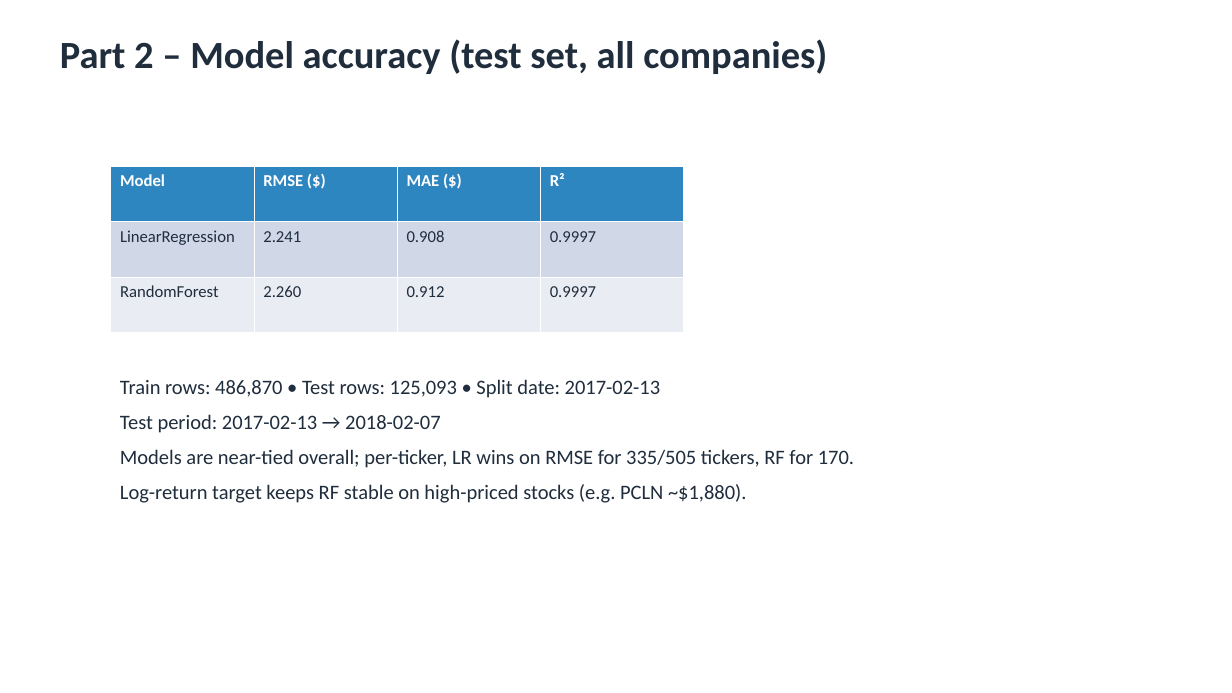
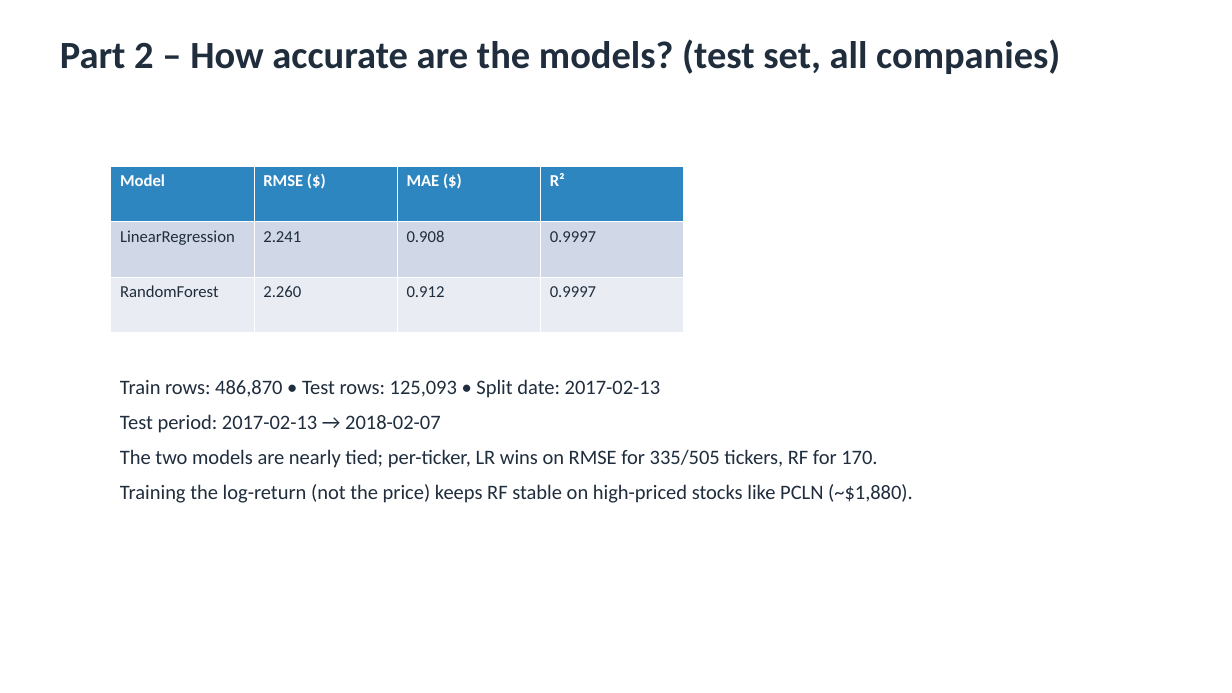
Before and after one commit to jaismine19/NextClose, a slide deck: slide 8 of docs/CSIS4260_Assignment1_Dashboard_Screenshots.pptx. Drawn at 1232x693 pixels with LibreOffice and Linux fonts; fonts in the diff are those of the drawing. Boxes give left, top, right and bottom in pixels: in the first picture for what was removed or moved away, otherwise in the second. Text is boxed around its words. In the diff, an @@ line names an element or a change of style, - is before the commit and + after.

Commit message:
Polish README, slide deck and dashboard wording; credit Jaismine Kaur

```diff
--- a/docs/CSIS4260_Assignment1_Dashboard_Screenshots.pptx
+++ b/docs/CSIS4260_Assignment1_Dashboard_Screenshots.pptx
@@ text at box(60, 39, 1060, 74): text changed @@
-Part 2 – Model accuracy (test set, all companies)
+Part 2 – How accurate are the models? (test set, all companies)
@@ text at box(120, 449, 913, 503): text changed @@
-Models are near-tied overall; per-ticker, LR wins on RMSE for 335/505 tickers, RF for 170.
-Log-return target keeps RF stable on high-priced stocks (e.g. PCLN ~$1,880).
+The two models are nearly tied; per-ticker, LR wins on RMSE for 335/505 tickers, RF for 170.
+Training the log-return (not the price) keeps RF stable on high-priced stocks like PCLN (~$1,880).
```
Also in this commit, not shown: 11 other slides changed, 7 other files.
